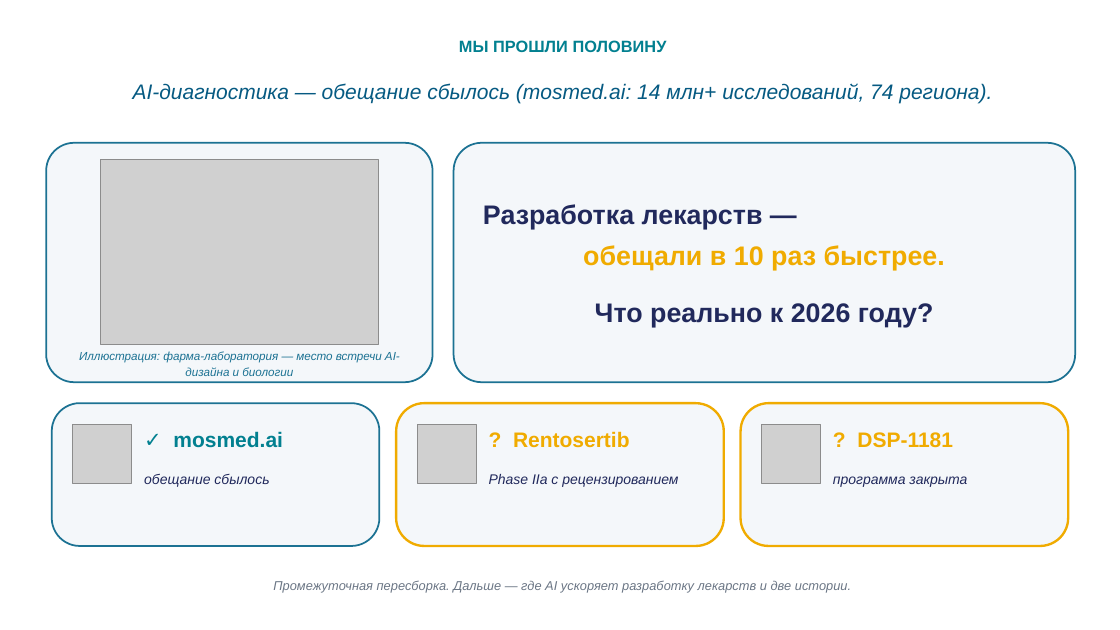
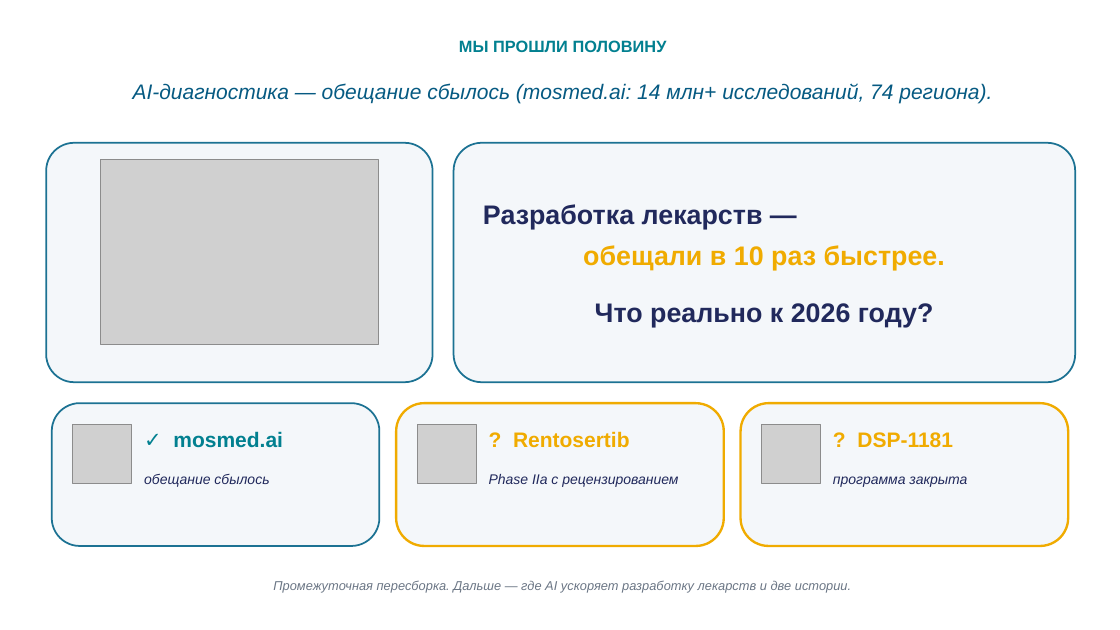
Before and after one commit to tellina-study/AI-usage-lessons, a slide deck: slide 17 of library/lectures/lec-04/rendered/lec-04.pptx. Drawn at 1120x630 pixels with LibreOffice and Linux fonts; fonts in the diff are those of the drawing; grey boxes stand for pictures. Boxes give left, top, right and bottom in pixels: in the first picture for what was removed or moved away, otherwise in the second. Text is boxed around its words. In the diff, an @@ line names an element or a change of style, - is before the commit and + after.

```diff
--- a/library/lectures/lec-04/rendered/lec-04.pptx
+++ b/library/lectures/lec-04/rendered/lec-04.pptx
@@ text removed at (79,351,400,376) @@
-Иллюстрация: фарма-лаборатория — место встречи AI-дизайна и биологии
```
Also in this commit, not shown: 5 other slides changed, 8 other files.
